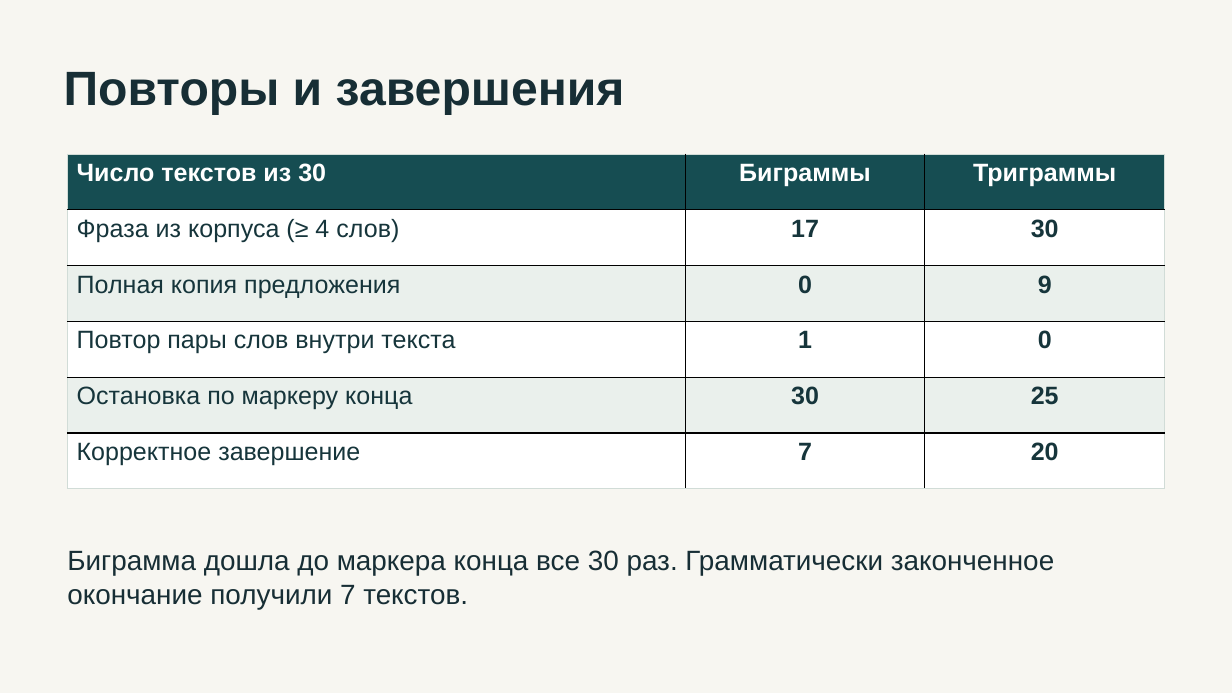
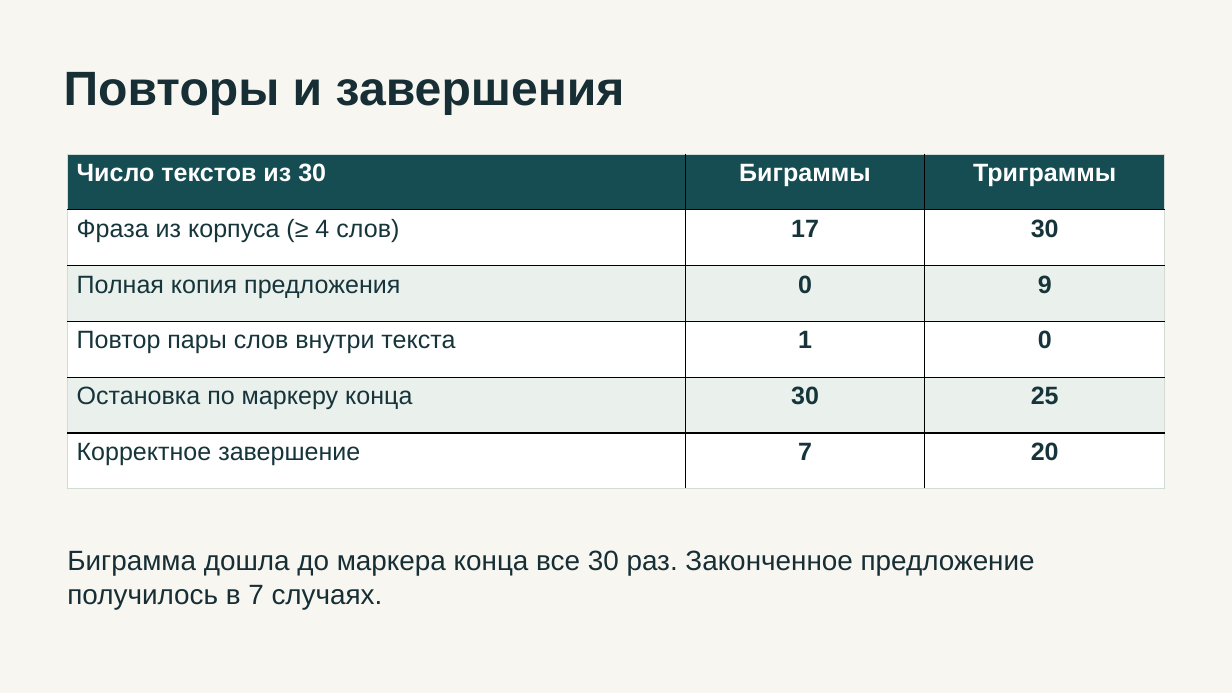
Before and after one commit to artembabin559-prog/lenta-ngram-lab, a slide deck: slide 5 of presentation.pptx. Drawn at 1232x693 pixels with LibreOffice and Linux fonts; fonts in the diff are those of the drawing. Boxes give left, top, right and bottom in pixels: in the first picture for what was removed or moved away, otherwise in the second. Text is boxed around its words. In the diff, an @@ line names an element or a change of style, - is before the commit and + after.

```diff
--- a/presentation.pptx
+++ b/presentation.pptx
@@ text at [67, 550, 1035, 609]: text changed @@
-Биграмма дошла до маркера конца все 30 раз. Грамматически законченное окончание получили 7 текстов.
+Биграмма дошла до маркера конца все 30 раз. Законченное предложение получилось в 7 случаях.
```
Also in this commit, not shown: 4 other slides changed, 2 other files.
